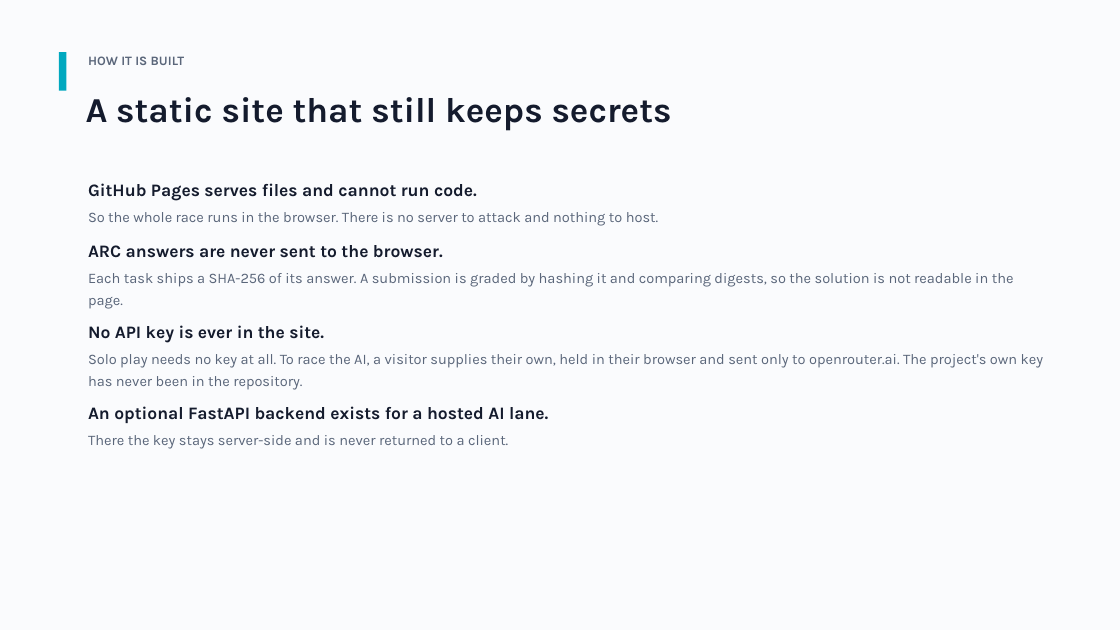
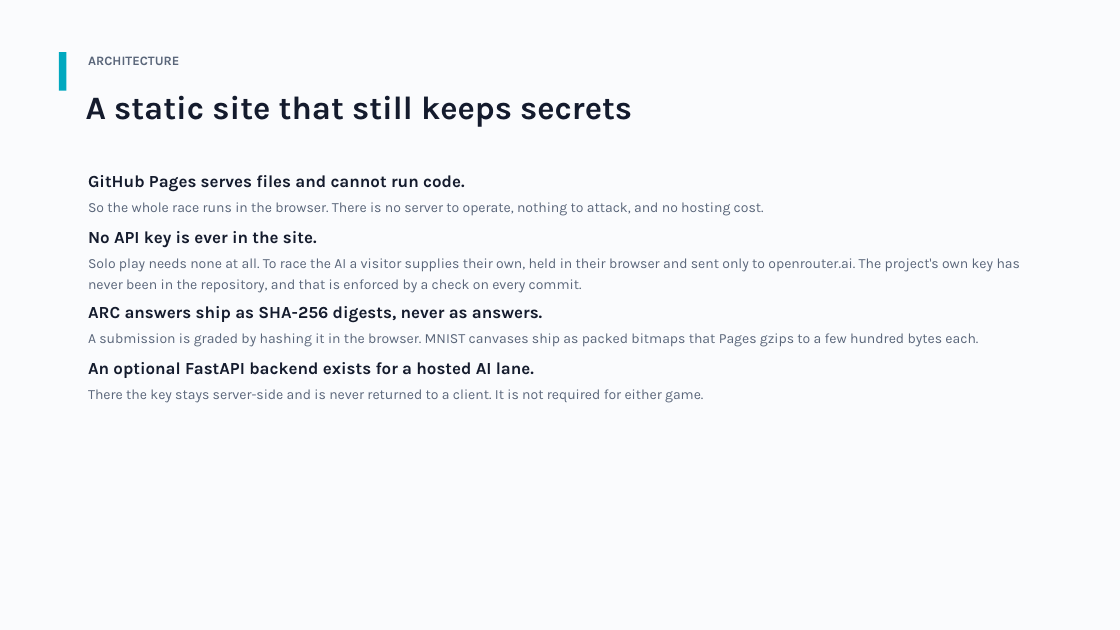
Before and after one commit to panandi/mnistpro, a slide deck: slide 14 of docs/MNIST-PRO-overview.pptx (slide 8 before the commit). Drawn at 1120x630 pixels with LibreOffice and Linux fonts; fonts in the diff are those of the drawing. Boxes give left, top, right and bottom in pixels: in the first picture for what was removed or moved away, otherwise in the second. Text is boxed around its words. In the diff, an @@ line names an element or a change of style, - is before the commit and + after.

```diff
--- a/docs/MNIST-PRO-overview.pptx
+++ b/docs/MNIST-PRO-overview.pptx
@@ text at bbox=[88, 56, 179, 65]: text changed @@
-HOW IT IS BUILT
+ARCHITECTURE
@@ text "A static site that still ..." at bbox=[86, 95, 632, 127]: size 30 to 28 pt @@
@@ text "GitHub Pages serves files and ...": place and size @@
-text "GitHub Pages serves files and ..." at bbox=[88, 183, 477, 201]
+text "GitHub Pages serves files and ..." at bbox=[88, 175, 465, 192]
@@ text at bbox=[88, 202, 764, 216]: text changed; size 12.5 to 12 pt @@
-So the whole race runs in the browser. There is no server to attack and nothing to host.
+So the whole race runs in the browser. There is no server to operate, nothing to attack, and no hosting cost.
@@ size 15 to 14.5 pt in 3 elements at bbox=[88, 175, 465, 192], bbox=[88, 362, 534, 378], bbox=[88, 231, 317, 248] @@
@@ text "No API key is ever ...": place and size @@
-text "No API key is ever ..." at bbox=[88, 325, 324, 343]
+text "No API key is ever ..." at bbox=[88, 231, 317, 248]
@@ text at bbox=[88, 258, 1020, 293]: text changed; size 12.5 to 12 pt @@
-Each task ships a SHA-256 of its answer. A submission is graded by hashing it and comparing digests, so the solution is not readable in the page.
+Solo play needs none at all. To race the AI a visitor supplies their own, held in their browser and sent only to openrouter.ai. The project's own key has never been in the repository, and that is enforced by a check on every commit.
@@ text at bbox=[88, 306, 542, 323]: text changed; size 15 to 14.5 pt @@
-ARC answers are never sent to the browser.
+ARC answers ship as SHA-256 digests, never as answers.
@@ text "An optional FastAPI backend exists ...": place and size @@
-text "An optional FastAPI backend exists ..." at bbox=[88, 406, 548, 423]
+text "An optional FastAPI backend exists ..." at bbox=[88, 362, 534, 378]
@@ text at bbox=[88, 333, 978, 347]: text changed; size 12.5 to 12 pt @@
-Solo play needs no key at all. To race the AI, a visitor supplies their own, held in their browser and sent only to openrouter.ai. The project's own key has never been in the repository.
+A submission is graded by hashing it in the browser. MNIST canvases ship as packed bitmaps that Pages gzips to a few hundred bytes each.
@@ text at bbox=[88, 389, 703, 403]: text changed; size 12.5 to 12 pt @@
-There the key stays server-side and is never returned to a client.
+There the key stays server-side and is never returned to a client. It is not required for either game.
```
Also in this commit, not shown: 8 other slides changed, 10 slides added, 2 slides removed.
